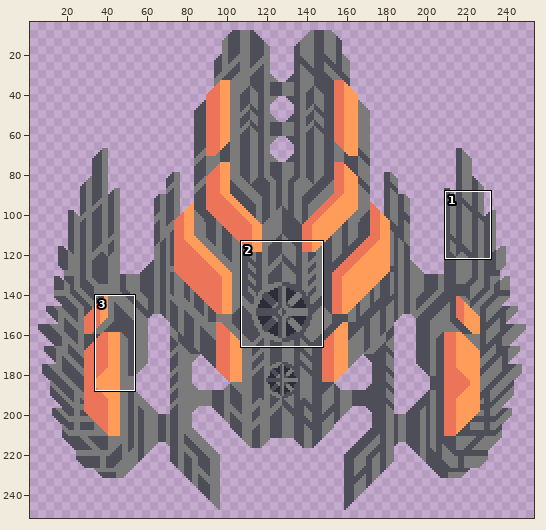
Edited in one commit: sprite sheet (sprites/blocks/fdark/turrets/catastrophe.png). Above: a wide view before the commit, with the close-up outlined.
Close-up. Before the commit:
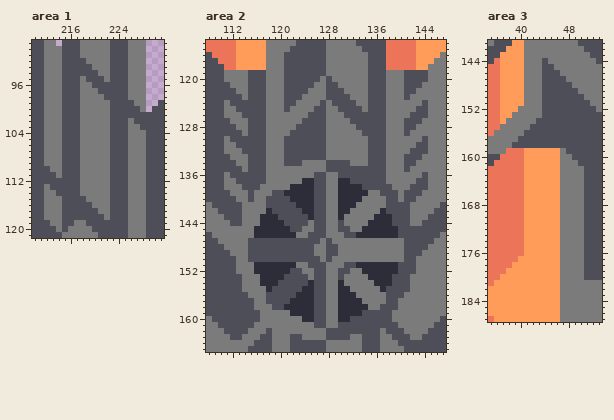
The file is 256x256 pixels. Shown: area 1: x 210..231, y 89..121; area 2: x 108..147, y 114..165; area 3: x 35..53, y 141..187. The wide view leaves out empty margins. The commit also changed other parts of the picture, which this record leaves out.
Now the later version:
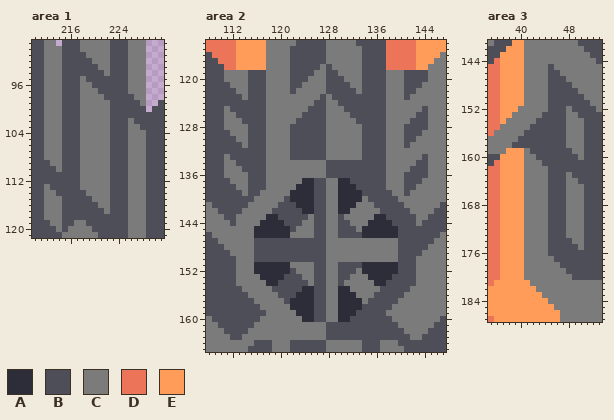
Palette (. is transparent): A #2c2d38  B #4d4e58  C #7b7b7b  D #ec7458  E #ff9c5a
Change:
Changed rows in their new state; - is an unchanged pixel.
Area 1:
first column x 218:
 91 B----------
 92 -B---------
 93 --B--------
 94 ---B-------
 95 ----B------
 98 --------B--
 99 ---------B-
100 ----------B
first column x 212:
109 B----------
110 -B---------
111 --B--------
114 ------B----
115 -------B---
116 --------B--
117 ---------B-
118 ----------B
Area 2:
first column x 111:
116 ----------C------------B----------
117 ----------C------------B----------
118 ----------C-----CB-----B----------
119 ----------C----CCBB----B----------
120 ----------C---CC--BB---B----------
121 ----------C--CC----BB--B----------
122 ----------C-CC------BB-B----------
123 ----------CCC---BC---BBB----------
124 B---------CC---B--C---BB---------C
125 -B--------C---B----C---B--------C-
126 --B----------B------C----------C--
127 C--B--------B--------C--------C--B
128 CC---------B----------C---------BB
129 -CC----------------------------BB-
130 B-CC------C------------B------BB-C
131 BB-C------C------------B------B-CC
132 BBB-------C------------B-------CCC
133 CBBB------C------------B------CCCB
134 CCBB------CCC--------BBB------CCBB
135 CCCB--------------------------CBBB
136 -CCC-----------CCBB-----------BBB-
137 B-CC--------------------------BB-C
138 BB-C--B----C----------B----C--B-CC
139 -BB--B--CCC------------BBB--C--CC-
140 --BB---CCC--------------BBB---CC--
141 ---B---CC----------------BB---C---
142 -------C------------------B-------
143 --C---C-------C----B-------B---B--
144 --C----------C------B----------B--
145 ------------C--------B------------
146 -----------C--C----B--B-----------
147 ----C-----------BC-----------B----
148 ----C----------BBCC----------B----
149 ----C----------BBCC----------B----
150 ----C-----------BC-----------B----
151 -----------C--C----B--B-----------
152 ------------C--------B------------
153 --C----------C------B----------B--
154 --C---C-------C----B-------B---B--
155 -------C------------------B-------
156 -------CC----------------BB-------
157 -------CCC--------------BBB-------
158 -----B--CCC------------BBB--C-----
159 ------B----C----------B----C------
161 ---------------CCBB---------------
162 -------C------------------B-------
163 ------CC---CC--------BB---BB------
Area 3:
first column x 37:
144 -------C------
145 -------C------
146 -------C------
147 -------C------
148 -------C------
149 -------C------
150 -------C------
151 -------C------
152 -------C---C--
153 -----------CC-
154 -----------CCC
155 -----------CCC
156 -----------CCC
157 -----------CCC
158 -----------CCC
159 -EEECBBBBBB-CC
160 EEEECCBBBBBB-C
161 EEEECCCBBBBBB-
162 EEEECCCCBBBBBB
163 EEEECCCCBBB-BB
164 EEEECCCCBBB--B
165 EEEECCCCBBB---
166 EEEECCCCBBB---
167 EEEECCCCBBB---
168 EEEECCCCBBB---
169 EEEECCCCBBB---
170 EEEECCCCBBB---
171 EEEECCCCBBB---
172 EEEECCCCBBB---
173 EEEECCCCBBB---
174 EEEECCCCBBBB--
175 EEEECCCCBBBBB-
176 EEEECCCCBBBBBB
177 EEE-CCCCCBBBBB
178 EE--CCCCCCBBBB
179 E---CCCCCC-BBB
180 ----CCCCCC--BB
181 -----CCCCC----
182 ------CCCC----
183 -------CCC----
184 --------CC----
185 ---------C----
Where, in picture pixels (left, top, right, bottom), the same in both close-ups:
changed: (80, 52, 146, 112)
changed: (44, 160, 110, 220)
changed: (224, 52, 428, 340)
changed: (500, 58, 584, 310)
